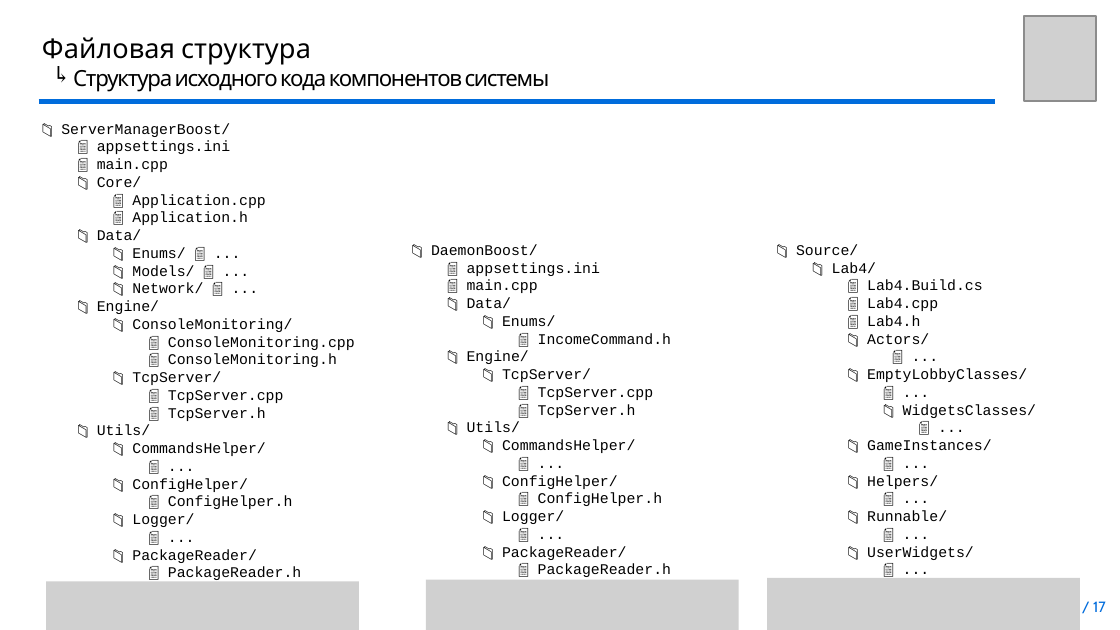
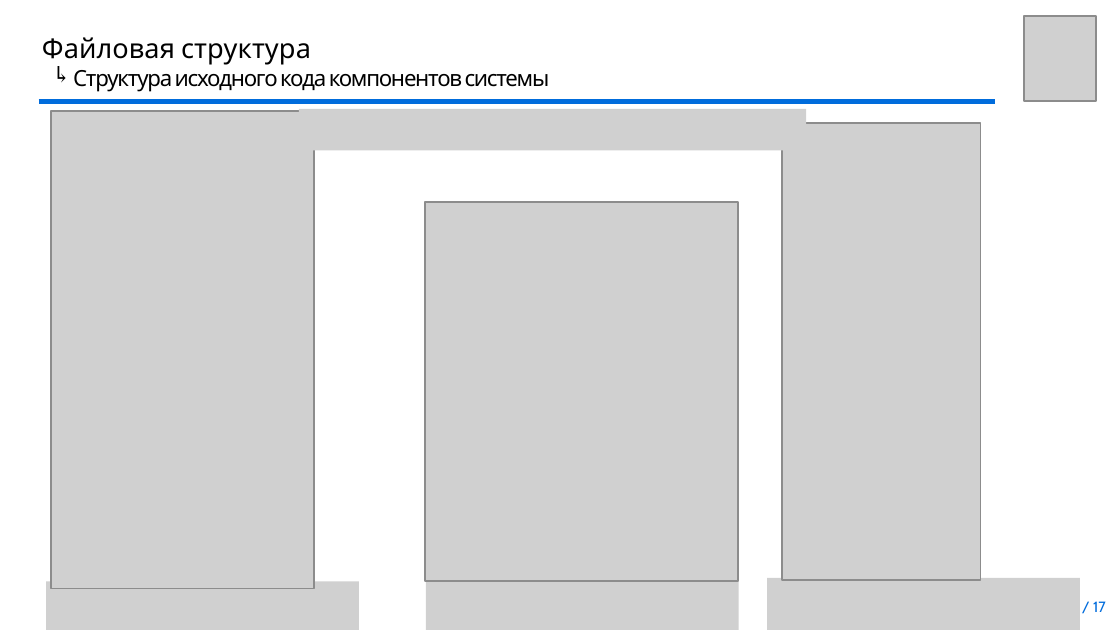
Before and after one commit to youngB0rrov/bmstu_doc, a slide deck: slide 16 of Master/Diploma/presentation/Презентация.pptx. Drawn at 1120x630 pixels with LibreOffice and Linux fonts; fonts in the diff are those of the drawing; grey boxes stand for pictures; background and template pictures are left out. Boxes give left, top, right and bottom in pixels: in the first picture for what was removed or moved away, otherwise in the second. Text is boxed around its words. In the diff, an @@ line names an element or a change of style, - is before the commit and + after.

```diff
--- a/Master/Diploma/presentation/Презентация.pptx
+++ b/Master/Diploma/presentation/Презентация.pptx
@@ picture added at (51,110,314,588) @@
@@ picture added at (298,108,806,151) @@
@@ text removed at (61,123,355,583) @@
-📁 ServerManagerBoost/
-📄 appsettings.ini
-📄 main.cpp
-📁 Core/
-📄 Application.cpp
-📄 Application.h
-📁 Data/
-📁 Enums/ 📄 ...
-📁 Models/ 📄 ...
-📁 Network/ 📄 ...
-📁 Engine/
-📁 ConsoleMonitoring/
-📄 ConsoleMonitoring.cpp
-📄 ConsoleMonitoring.h
-📁 TcpServer/
-📄 TcpServer.cpp
-📄 TcpServer.h
-📁 Utils/
-📁 CommandsHelper/
-📄 ...
-📁 ConfigHelper/
-📄 ConfigHelper.h
-📁 Logger/
-📄 ...
-📁 PackageReader/
-📄 PackageReader.h
@@ picture added at (781,122,980,579) @@
@@ picture added at (424,202,737,580) @@
@@ text removed at (431,244,671,577) @@
-📁 DaemonBoost/
-📄 appsettings.ini
-📄 main.cpp
-📁 Data/
-📁 Enums/
-📄 IncomeCommand.h
-📁 Engine/
-📁 TcpServer/
-📄 TcpServer.cpp
-📄 TcpServer.h
-📁 Utils/
-📁 CommandsHelper/
-📄 ...
-📁 ConfigHelper/
-📄 ConfigHelper.h
-📁 Logger/
-📄 ...
-📁 PackageReader/
-📄 PackageReader.h
@@ text removed at (796,244,1036,560) @@
-📁 Source/
-📁 Lab4/
-📄 Lab4.Build.cs
-📄 Lab4.cpp
-📄 Lab4.h
-📁 Actors/
-📄 ...
-📁 EmptyLobbyClasses/
-📄 ...
-📁 WidgetsClasses/
-📄 ...
-📁 GameInstances/
-📄 ...
-📁 Helpers/
-📄 ...
-📁 Runnable/
-📄 ...
-📁 UserWidgets/
-📄 ...
```
Also in this commit, not shown: 2 other slides changed, 1 other file.
